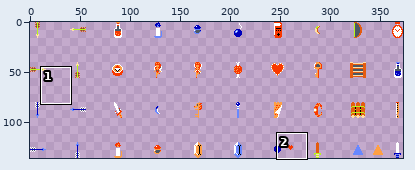
Edited in one commit: sprite sheet (images/spritesheets/zelda-sprites-items.png). The first picture is a wide view before the edit; the outline marks the close-up.
Close-up. Old version:
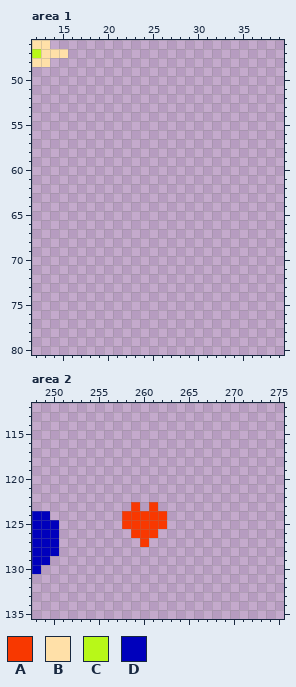
The file is 373x136 pixels. Colours within 5 levels of each other are drawn and written as one. Shown: area 1: x 12..39, y 46..80; area 2: x 248..275, y 112..135.
Palette (. is transparent): A #f83800  B #ffe0a8  C #b8f818  D #0000bc
Pixels before, area 1, first column x 12:
46 BB..
47 CBBB
48 BB..
Pixels before, area 2, first column x 248:
123 ...........A.A.
124 DD........AAAAA
125 DDD.......AAAAA
126 DDD........AAA.
127 DDD.........A..
128 DDD............
129 DD.............
130 D..............
The same view after the edit:
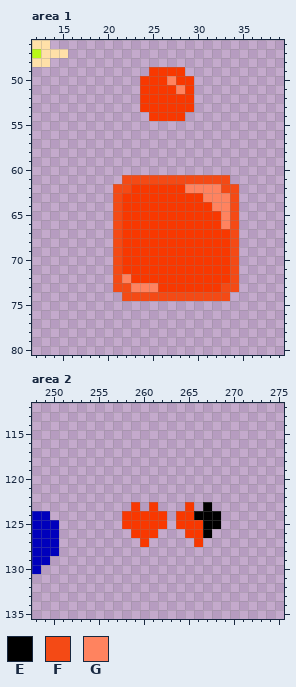
Colours new in this view: E #000000  F #f44a15  G #ff835f
Changes in this commit:
Changed rows in their new state; - is an unchanged pixel.
Area 1:
first column x 24:
49 -AAAA-
50 AAAGAA
51 AAAAGA
52 AAAAAA
53 AAAAAA
54 -AAAA-
first column x 21:
61 -FFFFFFFFFFFF-
62 FFAAAAAAGGGGFF
63 FAAAAAAAAAGGGF
64 FAAAAAAAAAAGGF
65 FAAAAAAAAAAAGF
66 FAAAAAAAAAAAGF
67 FAAAAAAAAAAAAF
68 FAAAAAAAAAAAAF
69 FAAAAAAAAAAAAF
70 FAAAAAAAAAAAAF
71 FAAAAAAAAAAAAF
72 FGAAAAAAAAAAAF
73 FFGGGAAAAAAAFF
74 -FFFFFFFFFFFF-
Area 2:
first column x 264:
123 -A-E-
124 AAEEE
125 AAAEE
126 -AAE-
127 --A--
Where, in picture pixels (left, top, right, bottom), the same in both close-ups:
added: (140, 67, 194, 121)
added: (113, 175, 239, 301)
added: (176, 502, 221, 547)
